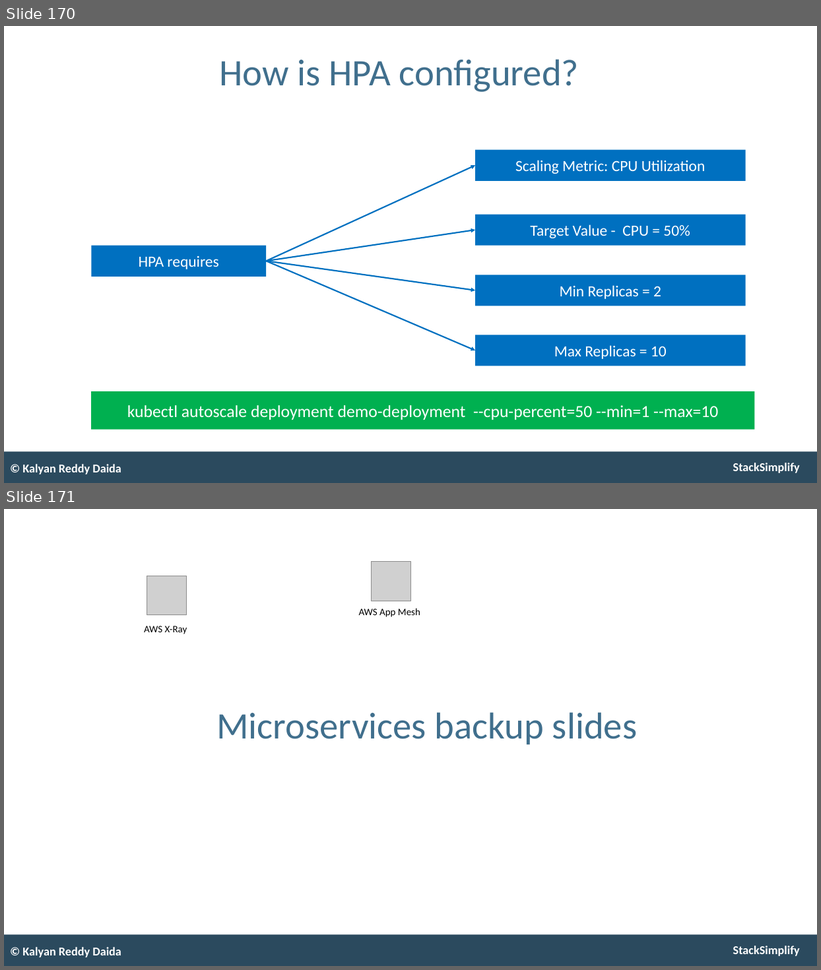
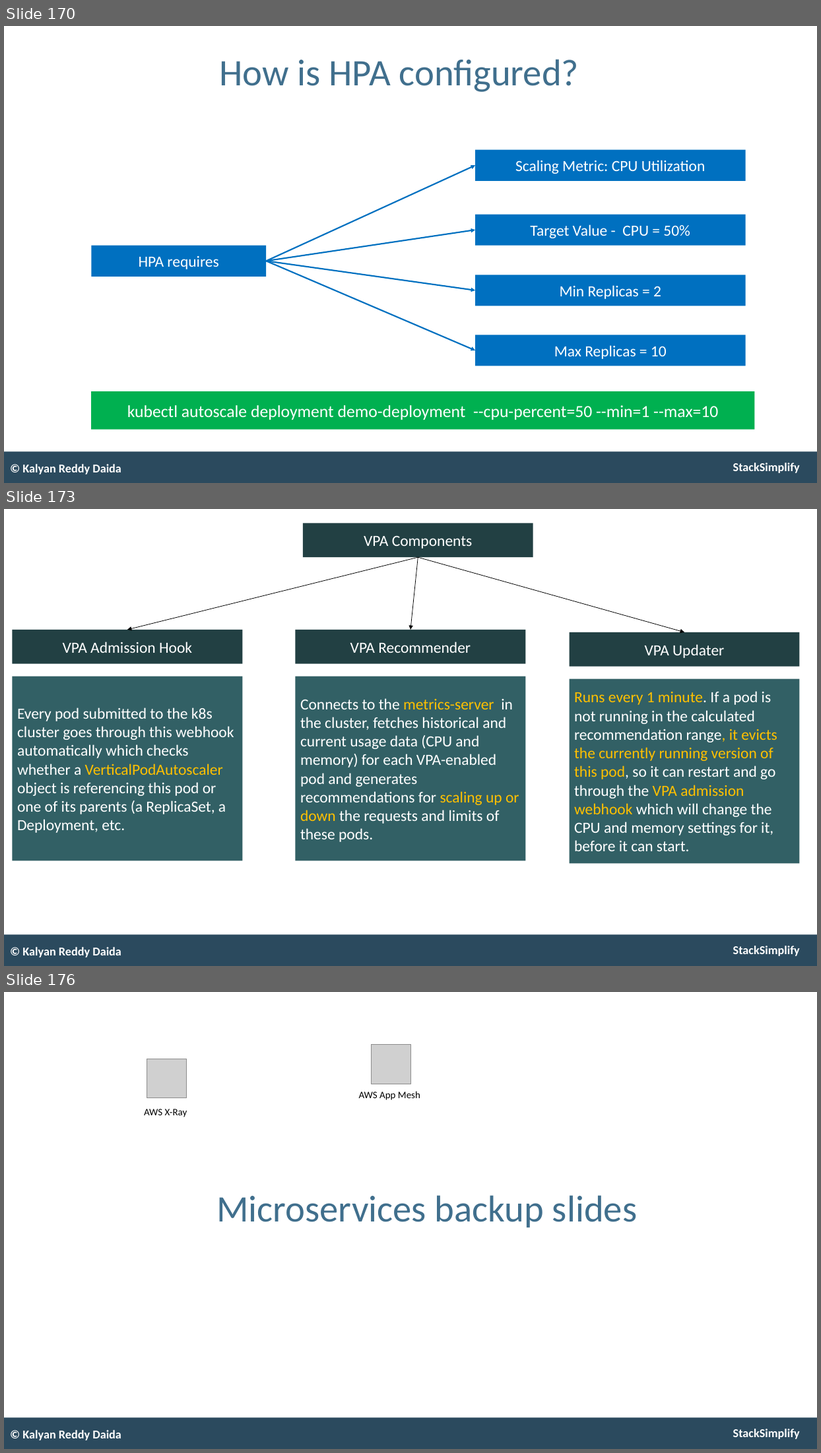
Before and after one commit to talvionyx/aws-eks-kubernetes-masterclass, a slide deck: presentation/AWS-Fargate-and-EKS-Masterclass.pptx. Shown one above the other, each under a label of ours: slides 170 and 171 before the commit, slides 170, 173 and 176 after it; the slides between them are not shown. The pictures are 821x970 and 821x1453 pixels, drawn with LibreOffice and Linux fonts; fonts in the diff are those of the drawing; grey boxes stand for pictures. Boxes give left, top, right and bottom in pixels: in the first picture for what was removed or moved away, otherwise in the second. Text is boxed around its words. In the diff, an @@ line names an element or a change of style, - is before the commit and + after.

```diff
--- a/presentation/AWS-Fargate-and-EKS-Masterclass.pptx
+++ b/presentation/AWS-Fargate-and-EKS-Masterclass.pptx
@@ slide 173 added at [4,509,817,966], background #FFFFFF; not listed: 2 template elements that a slide beside it also shows @@
@@ rectangle added at [303,524,533,557], fill #224043, 22 pt, text #FFFFFF @@
+VPA Components
@@ arrow added from (418, 557) to (127, 630), #000000 0.75 pt @@
@@ arrow added from (418, 557) to (411, 630), #000000 0.75 pt @@
@@ arrow added from (418, 557) to (684, 632), #000000 0.75 pt @@
@@ rectangle added at [12,630,242,664], fill #224043, 22 pt, text #FFFFFF @@
+VPA Admission Hook
@@ rectangle added at [295,630,525,664], fill #224043, 22 pt, text #FFFFFF @@
+VPA Recommender
@@ rectangle added at [569,632,799,667], fill #224043, 22 pt, text #FFFFFF @@
+VPA Updater
@@ rectangle added at [12,676,242,861], fill #326065, 22 pt, text #FFFFFF @@
+Every pod submitted to the k8s cluster goes through this webhook automatically which checks whether a VerticalPodAutoscaler object is referencing this pod or one of its parents (a ReplicaSet, a Deployment, etc.
@@ rectangle added at [295,676,525,861], fill #326065, 22 pt, text #FFFFFF @@
+Connects to the metrics-server in the cluster, fetches historical and current usage data (CPU and memory) for each VPA-enabled pod and generates recommendations for scaling up or down the requests and limits of these pods.
@@ rectangle added at [569,679,799,863], fill #326065, 22 pt, text #FFFFFF @@
+Runs every 1 minute. If a pod is not running in the calculated recommendation range, it evicts the currently running version of this pod, so it can restart and go through the VPA admission webhook which will change the CPU and memory settings for it, before it can start.
@@ text added at [22,947,121,958], 17 pt, text #FFFFFF, bold @@
+© Kalyan Reddy Daida
@@ what was slide 171 is now slide 176 @@
```
Also in this commit, not shown: 4 other slides added, 5 other files.
